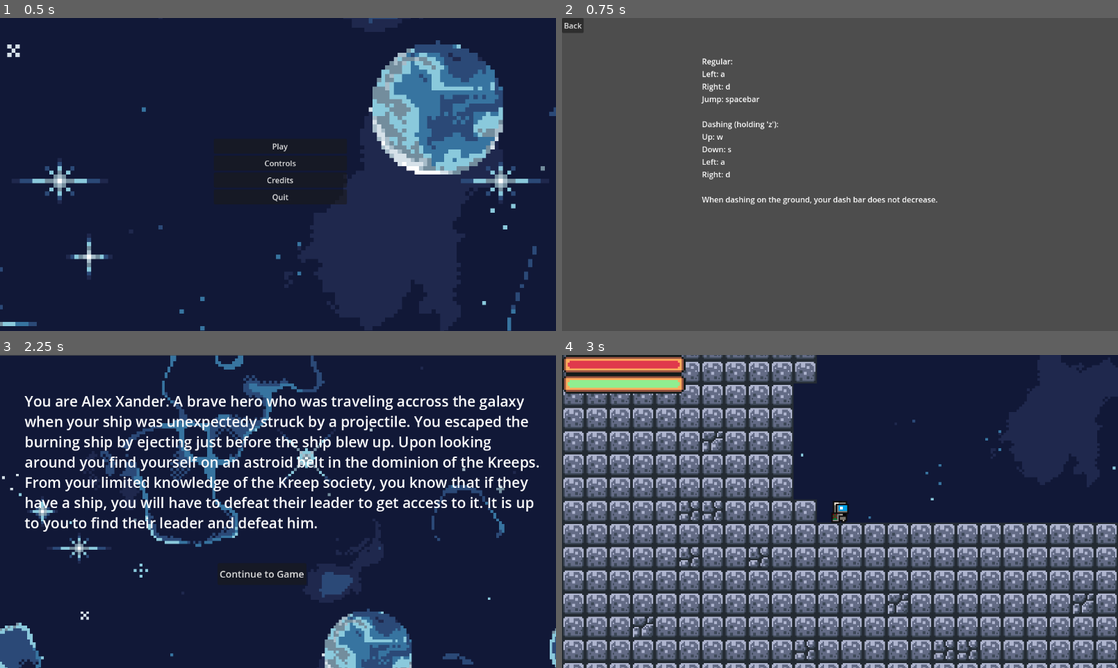
Above: before the commit, frames 1-4 (two rows, left to right).
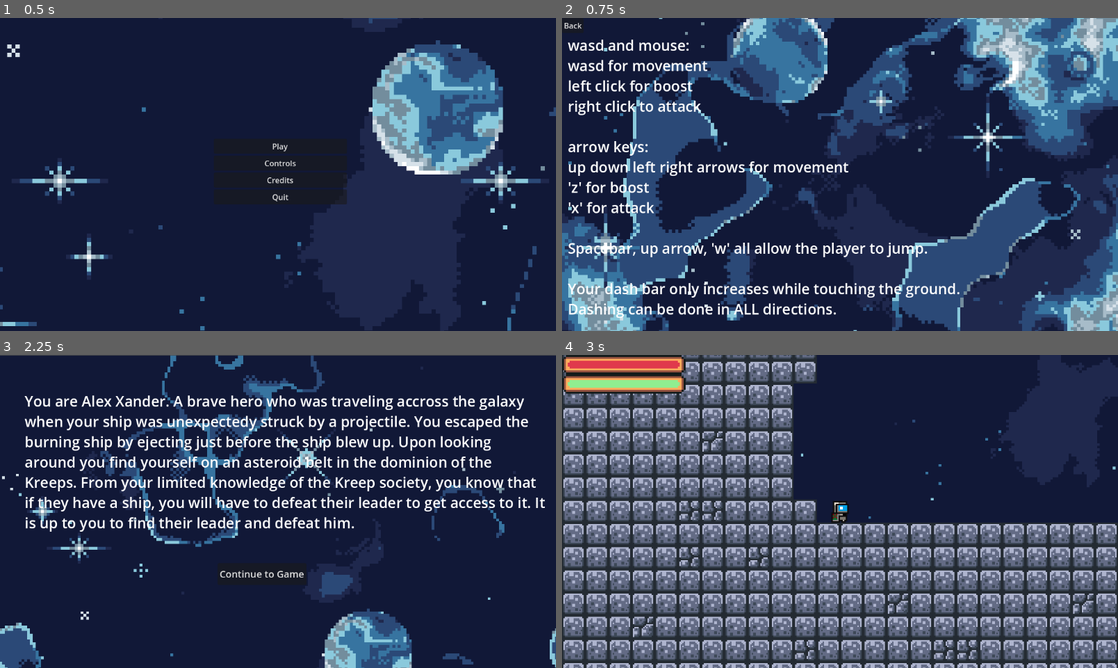
Above: after the commit, the same moments.

Repository: Nikman800/Lab_4_Game
Game: Godot game, scene res://scenes/mainmenu.tscn
Two runs of this game, one before a commit and one after it. Both use one fixed random seed, a clock stepped at 60 frames per second and the inputs below.
Inputs:
- Up to frame 1 (0.5 s): no input
- Up to frame 2 (0.75 s): click "Controls" at 0.5 s
- Up to frame 3 (2.25 s): click "Back" at 1.25 s; click "Play" at 2 s
- Up to frame 4 (3 s): click "Continue to Game" at 2.75 s

Frame 1 is identical in both runs. In frame 2, 100% of the frame differs, in the area x 0-100%, y 0-100%; in frame 3, 5.8%; in frame 4, nothing differs.

Commit message:
added controls

Diff:
--- a/scenes/Intro.tscn
+++ b/scenes/Intro.tscn
@@ -35,6 +35,6 @@
 offset_right = 1137.0
 offset_bottom = 386.0
 theme_override_font_sizes/normal_font_size = 30
-text = "You are Alex Xander. A brave hero who was traveling  …(152 unchanged characters)… oking around you find yourself on an astroid belt in the dominion of the Kreeps. …(197 unchanged characters)…
+text = "You are Alex Xander. A brave hero who was traveling  …(152 unchanged characters)… oking around you find yourself on an asteroid belt in the dominion of the Kreeps. …(197 unchanged characters)…
 
 [connection signal="pressed" from="back" to="back" method="_on_pressed"]
--- a/scenes/controls.tscn
+++ b/scenes/controls.tscn
@@ -1,6 +1,7 @@
-[gd_scene load_steps=2 format=3 uid="uid://bmkfmh41whq8x"]
+[gd_scene load_steps=3 format=3 uid="uid://bmkfmh41whq8x"]
 
 [ext_resource type="Script" path="res://scenes/controls.gd" id="1_hm4lk"]
+[ext_resource type="Texture2D" uid="uid://b3ux7in2aoebe" path="res://assets/sprites/fancy space background.png" id="2_uaja8"]
 
 [node name="Menu" type="Control"]
 layout_mode = 3
@@ -24,27 +25,33 @@
 text = "Back
 "
 
-[node name="AspectRatioContainer" type="AspectRatioContainer" parent="."]
+[node name="RichTextLabel" type="RichTextLabel" parent="."]
 layout_mode = 0
-offset_left = 290.0
-offset_top = 78.0
-offset_right = 449.0
-offset_bottom = 231.0
+offset_left = 12.0
+offset_top = 35.0
+offset_right = 924.0
+offset_bottom = 647.0
+theme_override_font_sizes/normal_font_size = 30
+text = "wasd and mouse:
+wasd for movement
+left click for boost
+right click to attack
 
-[node name="Label" type="Label" parent="AspectRatioContainer"]
-layout_mode = 2
-text = "Regular:
-Left: a
-Right: d
-Jump: spacebar
+arrow keys:
+up down left right arrows for movement
+'z' for boost
+'x' for attack
 
-Dashing (holding 'z'):
-Up: w
-Down: s
-Left: a
-Right: d
+Spacebar, up arrow, 'w' all allow the player to jump.
 
-When dashing on the ground, your dash bar does not decrease.
+Your dash bar only increases while touching the ground.
+Dashing can be done in ALL directions.
 "
 
+[node name="FancySpaceBackground" type="Sprite2D" parent="."]
+z_index = -5
+position = Vector2(624, 633)
+scale = Vector2(6.715, 6.715)
+texture = ExtResource("2_uaja8")
+
 [connection signal="pressed" from="MarginContainer/VBoxContainer/Back" to="." method="_on_back_pressed"]
